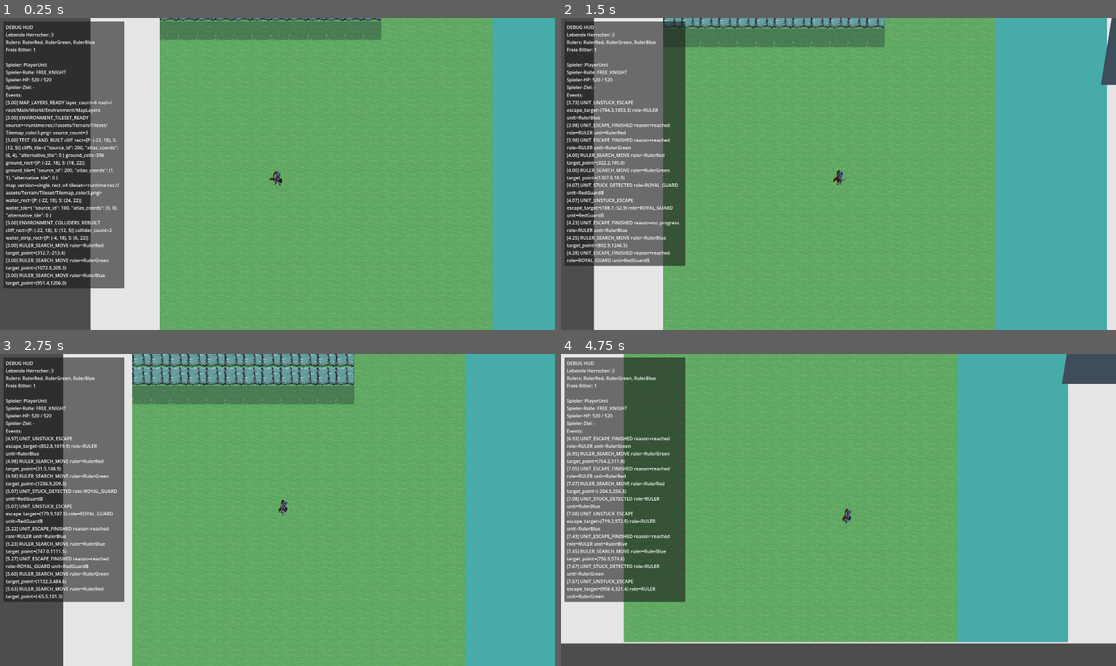
Above: before the commit, frames 1-4 (two rows, left to right).
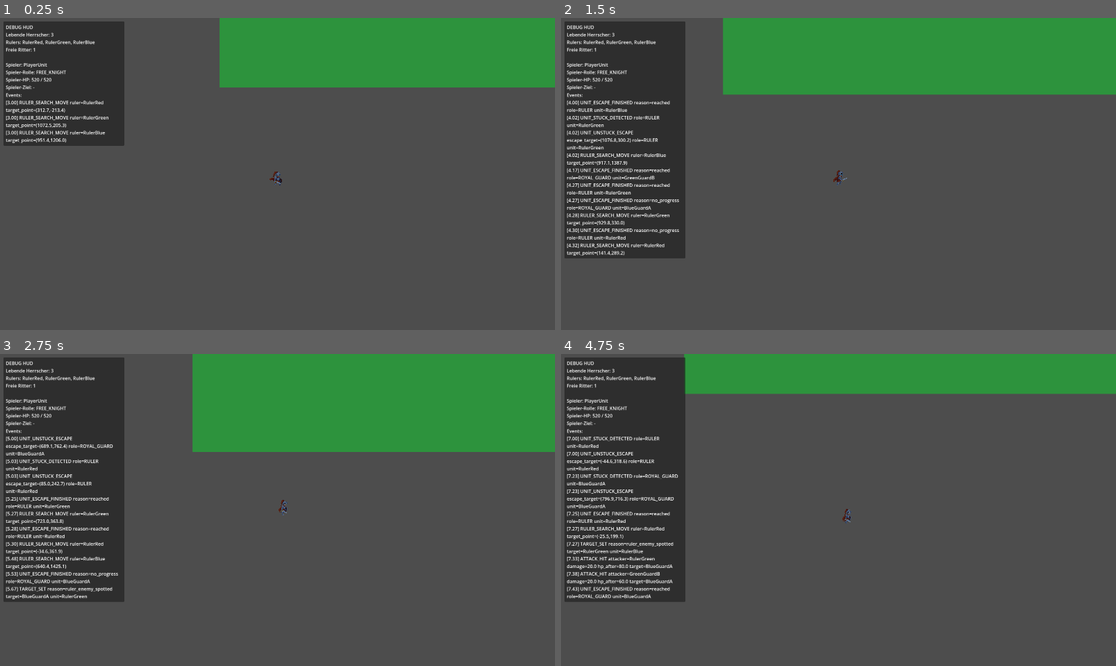
Above: after the commit, the same moments.

Repository: cblab/kingslayer
Game: Godot game, scene res://scenes/Main.tscn
Two runs of this game, one before a commit and one after it. Both use one fixed random seed, a clock stepped at 60 frames per second and the inputs below.
Inputs (mouse positions are in pixels of both pictures, inside the frame that each line leads up to):
- Up to frame 1 (0.25 s): no input
- Up to frame 2 (1.5 s): tap Enter at 0.5 s; move the mouse to (960, 158) at 0.52 s; click (960, 158) at 0.67 s; move the mouse to (727, 189) at 1.27 s; click (727, 189) at 1.42 s
- Up to frame 3 (2.75 s): move the mouse to (333, 441) at 2.02 s; click (333, 441) at 2.17 s
- Up to frame 4 (4.75 s): move the mouse to (810, 572) at 2.77 s; click (810, 572) at 2.92 s; move the mouse to (1005, 556) at 3.52 s; click (1005, 556) at 3.67 s; move the mouse to (672, 463) at 4.27 s; click (672, 463) at 4.42 s

The runs differ from the first frame. In frame 1, 91% of the frame differs, in the area x 0-100%, y 0-100%; in frame 2, 94%; in frame 3, 90%; in frame 4, 92%.

Commit message:
Make test arena scene-authored and stop runtime map overwrite

Diff:
--- a/scenes/World.tscn
+++ b/scenes/World.tscn
@@ -12,11 +12,70 @@
 [node name="Ground" type="Node2D" parent="Environment" unique_id=1999200667]
 
 [node name="GroundVisual" type="Polygon2D" parent="Environment/Ground" unique_id=1133444735]
-position = Vector2(-247, -36)
-color = Color(0.9, 0.9, 0.9, 1)
-polygon = PackedVector2Array(-1400, -1300, 3600, -1300, 3600, 2600, -1400, 2600)
+color = Color(0.18, 0.58, 0.24, 1)
+polygon = PackedVector2Array(-1200, -280, 1150, -280, 1150, 1700, -1200, 1700)
 
 [node name="MapLayers" type="Node2D" parent="Environment" unique_id=666136115]
+
+[node name="Water" type="TileMapLayer" parent="Environment/MapLayers"]
+z_index = 0
+
+[node name="Ground" type="TileMapLayer" parent="Environment/MapLayers"]
+z_index = 10
+
+[node name="Shadows" type="TileMapLayer" parent="Environment/MapLayers"]
+z_index = 15
+
+[node name="Cliffs" type="TileMapLayer" parent="Environment/MapLayers"]
+z_index = 20
+
+[node name="PropsGround" type="TileMapLayer" parent="Environment/MapLayers"]
+z_index = 40
+y_sort_enabled = true
+
+[node name="PropsPlateau" type="TileMapLayer" parent="Environment/MapLayers"]
+z_index = 50
+y_sort_enabled = true
+
+[node name="TerrainVisuals" type="Node2D" parent="Environment"]
+
+[node name="WaterEast" type="Polygon2D" parent="Environment/TerrainVisuals"]
+color = Color(0.16, 0.38, 0.82, 1)
+polygon = PackedVector2Array(1150, -280, 2200, -280, 2200, 1700, 1150, 1700)
+
+[node name="CliffNorth" type="Polygon2D" parent="Environment/TerrainVisuals"]
+color = Color(0.38, 0.36, 0.34, 1)
+polygon = PackedVector2Array(-520, -280, 1150, -280, 1150, 120, -520, 120)
+
+[node name="CliffInnerWest" type="Polygon2D" parent="Environment/TerrainVisuals"]
+color = Color(0.36, 0.34, 0.32, 1)
+polygon = PackedVector2Array(-260, 500, -20, 500, 80, 760, -120, 920, -320, 760)
+
+[node name="CliffInnerMid" type="Polygon2D" parent="Environment/TerrainVisuals"]
+color = Color(0.36, 0.34, 0.32, 1)
+polygon = PackedVector2Array(520, 760, 760, 760, 900, 960, 780, 1180, 560, 1160, 430, 940)
+
+[node name="TerrainCollision" type="Node2D" parent="Environment"]
+
+[node name="WaterEast" type="StaticBody2D" parent="Environment/TerrainCollision"]
+
+[node name="Collision" type="CollisionPolygon2D" parent="Environment/TerrainCollision/WaterEast"]
+polygon = PackedVector2Array(1150, -280, 2200, -280, 2200, 1700, 1150, 1700)
+
+[node name="CliffNorth" type="StaticBody2D" parent="Environment/TerrainCollision"]
+
+[node name="Collision" type="CollisionPolygon2D" parent="Environment/TerrainCollision/CliffNorth"]
+polygon = PackedVector2Array(-520, -280, 1150, -280, 1150, 120, -520, 120)
+
+[node name="CliffInnerWest" type="StaticBody2D" parent="Environment/TerrainCollision"]
+
+[node name="Collision" type="CollisionPolygon2D" parent="Environment/TerrainCollision/CliffInnerWest"]
+polygon = PackedVector2Array(-260, 500, -20, 500, 80, 760, -120, 920, -320, 760)
+
+[node name="CliffInnerMid" type="StaticBody2D" parent="Environment/TerrainCollision"]
+
+[node name="Collision" type="CollisionPolygon2D" parent="Environment/TerrainCollision/CliffInnerMid"]
+polygon = PackedVector2Array(520, 760, 760, 760, 900, 960, 780, 1180, 560, 1160, 430, 940)
 
 [node name="PlayerUnit" parent="." unique_id=963930090 instance=ExtResource("2_unit_scene")]
 position = Vector2(-1000, 2000)
@@ -107,55 +166,6 @@
 faction_color = Color(0.24, 0.46, 0.9, 1)
 move_speed = 265.0
 
-[node name="Blockers" type="Node2D" parent="." unique_id=136723150]
-
-[node name="BlockerTop" type="StaticBody2D" parent="Blockers" unique_id=123401838]
-
-[node name="Visual" type="Polygon2D" parent="Blockers/BlockerTop" unique_id=1118658753]
-color = Color(0.25, 0.3, 0.35, 1)
-polygon = PackedVector2Array(180, -360, 980, -360, 900, 180, 260, 220)
-
-[node name="Collision" type="CollisionPolygon2D" parent="Blockers/BlockerTop" unique_id=304560254]
-polygon = PackedVector2Array(180, -360, 980, -360, 900, 180, 260, 220)
-
-[node name="BlockerBottom" type="StaticBody2D" parent="Blockers" unique_id=1490541065]
-
-[node name="Visual" type="Polygon2D" parent="Blockers/BlockerBottom" unique_id=2141874887]
-position = Vector2(-13, 286)
-color = Color(0.25, 0.3, 0.35, 1)
-polygon = PackedVector2Array(120, 1380, 980, 1380, 900, 760, 220, 760)
-
-[node name="Collision" type="CollisionPolygon2D" parent="Blockers/BlockerBottom" unique_id=758472196]
-position = Vector2(-13, 280)
-polygon = PackedVector2Array(120, 1380, 980, 1380, 900, 760, 220, 760)
-
-[node name="BlockerIsland" type="StaticBody2D" parent="Blockers" unique_id=1158685958]
-
-[node name="Visual" type="Polygon2D" parent="Blockers/BlockerIsland" unique_id=1964632665]
-color = Color(0.25, 0.3, 0.35, 1)
-polygon = PackedVector2Array(1260, 260, 1480, 330, 1410, 620, 1180, 560)
-
-[node name="Collision" type="CollisionPolygon2D" parent="Blockers/BlockerIsland" unique_id=1987109805]
-polygon = PackedVector2Array(1260, 260, 1480, 330, 1410, 620, 1180, 560)
-
-[node name="BlockerWestRidge" type="StaticBody2D" parent="Blockers" unique_id=188037226]
-
-[node name="Visual" type="Polygon2D" parent="Blockers/BlockerWestRidge" unique_id=761917769]
-color = Color(0.25, 0.3, 0.35, 1)
-polygon = PackedVector2Array(-420, 300, -120, 240, 20, 520, -70, 880, -360, 820, -520, 560)
-
-[node name="Collision" type="CollisionPolygon2D" parent="Blockers/BlockerWestRidge" unique_id=508871511]
-polygon = PackedVector2Array(-420, 300, -120, 240, 20, 520, -70, 880, -360, 820, -520, 560)
-
-[node name="BlockerEastRidge" type="StaticBody2D" parent="Blockers" unique_id=1200783766]
-
-[node name="Visual" type="Polygon2D" parent="Blockers/BlockerEastRidge" unique_id=1445468008]
-color = Color(0.25, 0.3, 0.35, 1)
-polygon = PackedVector2Array(1700, 280, 2050, 340, 2200, 700, 2040, 1020, 1710, 930, 1600, 560)
-
-[node name="Collision" type="CollisionPolygon2D" parent="Blockers/BlockerEastRidge" unique_id=881999143]
-polygon = PackedVector2Array(1700, 280, 2050, 340, 2200, 700, 2040, 1020, 1710, 930, 1600, 560)
-
 [node name="DebugHud" type="CanvasLayer" parent="." unique_id=2137936414]
 layer = 10
 
--- a/scripts/world.gd
+++ b/scripts/world.gd
@@ -57,7 +57,6 @@
 func _ready() -> void:
 	_spawn_rng.randomize()
 	_periodic_spawn_cooldown = periodic_free_knight_spawn_interval
-	_setup_map_infrastructure()
 	_prepare_periodic_free_knight_spawn_points()
 	_stabilize_world_state()
 	_refresh_debug_hud()
